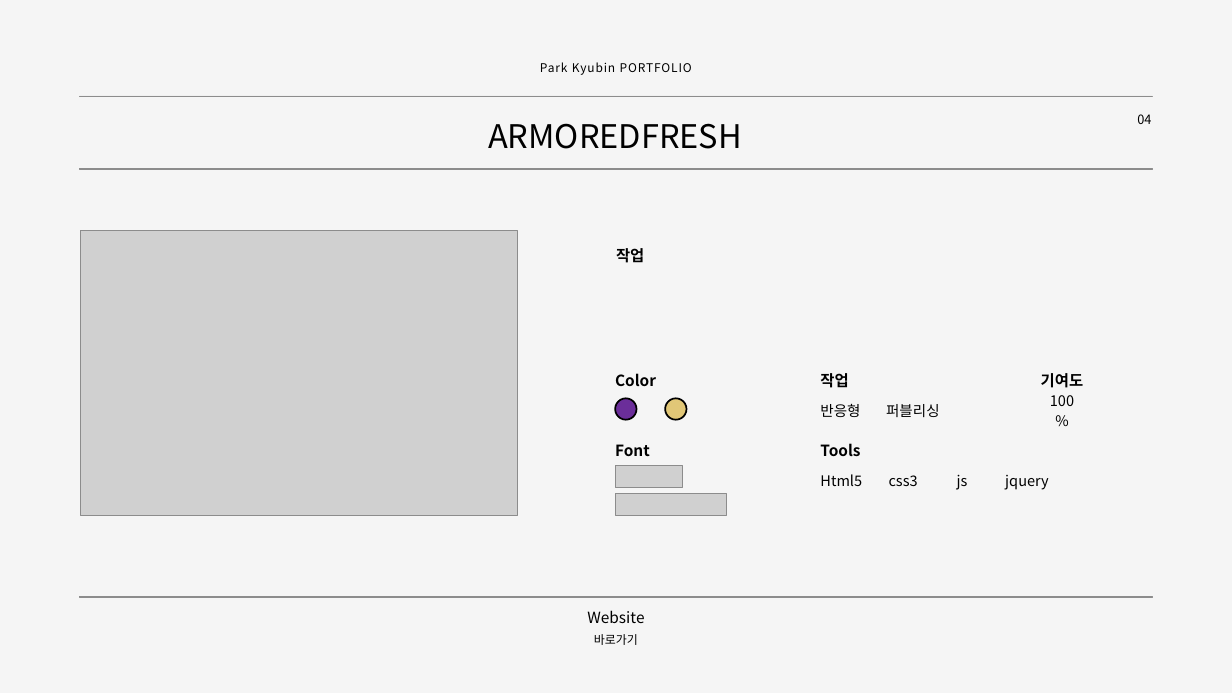
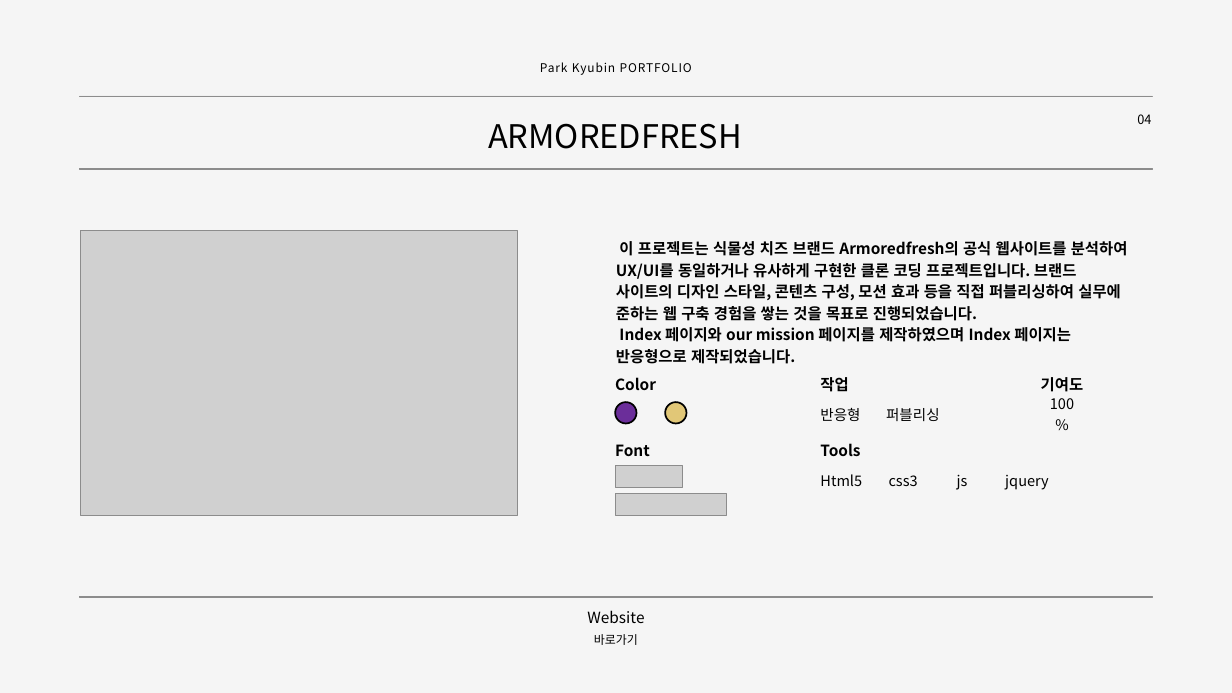
Before and after one commit to p-kb/PKB_Portfolio, a slide deck: slide 5 of 박규빈_포트폴리오.pptx. Drawn at 1232x693 pixels with LibreOffice and Linux fonts; fonts in the diff are those of the drawing; grey boxes stand for pictures; background and template pictures are left out. Boxes give left, top, right and bottom in pixels: in the first picture for what was removed or moved away, otherwise in the second. Text is boxed around its words. In the diff, an @@ line names an element or a change of style, - is before the commit and + after.

```diff
--- a/박규빈_포트폴리오.pptx
+++ b/박규빈_포트폴리오.pptx
@@ text "이 프로젝트는 식물성 치즈 브랜드 ..." at <box>616,241,1128,364</box>: vertical alignment middle to top @@
@@ text at <box>616,241,1128,364</box>: text changed @@
-작업
+이 프로젝트는 식물성 치즈 브랜드 Armoredfresh의 공식 웹사이트를 분석하여 UX/UI를 동일하거나 유사하게 구현한 클론 코딩 프로젝트입니다. 브랜드 사이트의 디자인 스타일, 콘텐츠 구성, 모션 효과 등을 직접 퍼블리싱하여 실무에 준하는 웹 구축 경험을 쌓는 것을 목표로 진행되었습니다.
+Index 페이지와 our mission 페이지를 제작하였으며 Index 페이지는 반응형으로 제작되었습니다.
@@ 4 texts, 2 ellipses: place and size @@
-4 texts, 2 ellipses at <box>615,373,1084,420</box>
+4 texts, 2 ellipses at <box>615,377,1084,424</box>
```
Also in this commit, not shown: 3 other slides changed.
